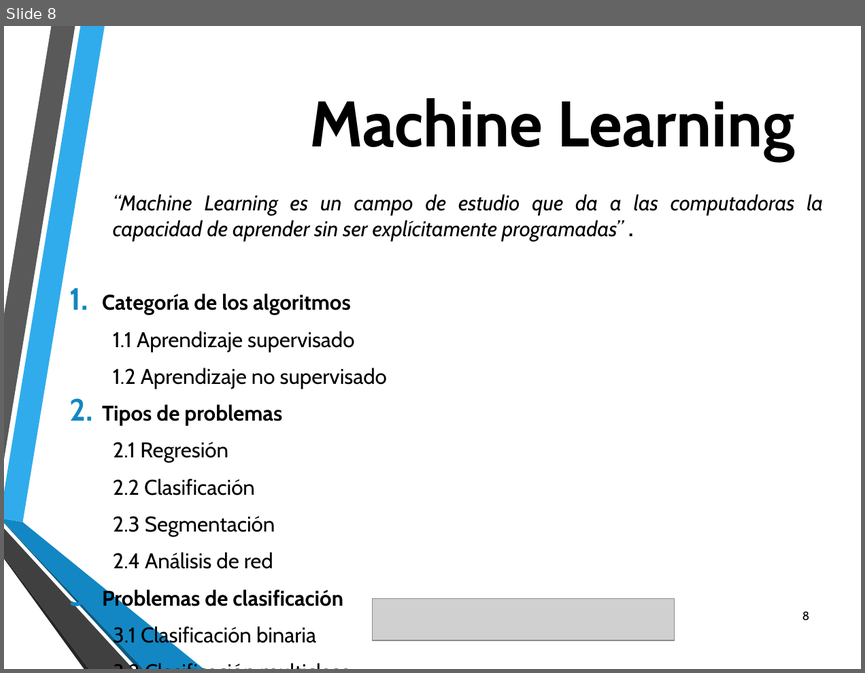
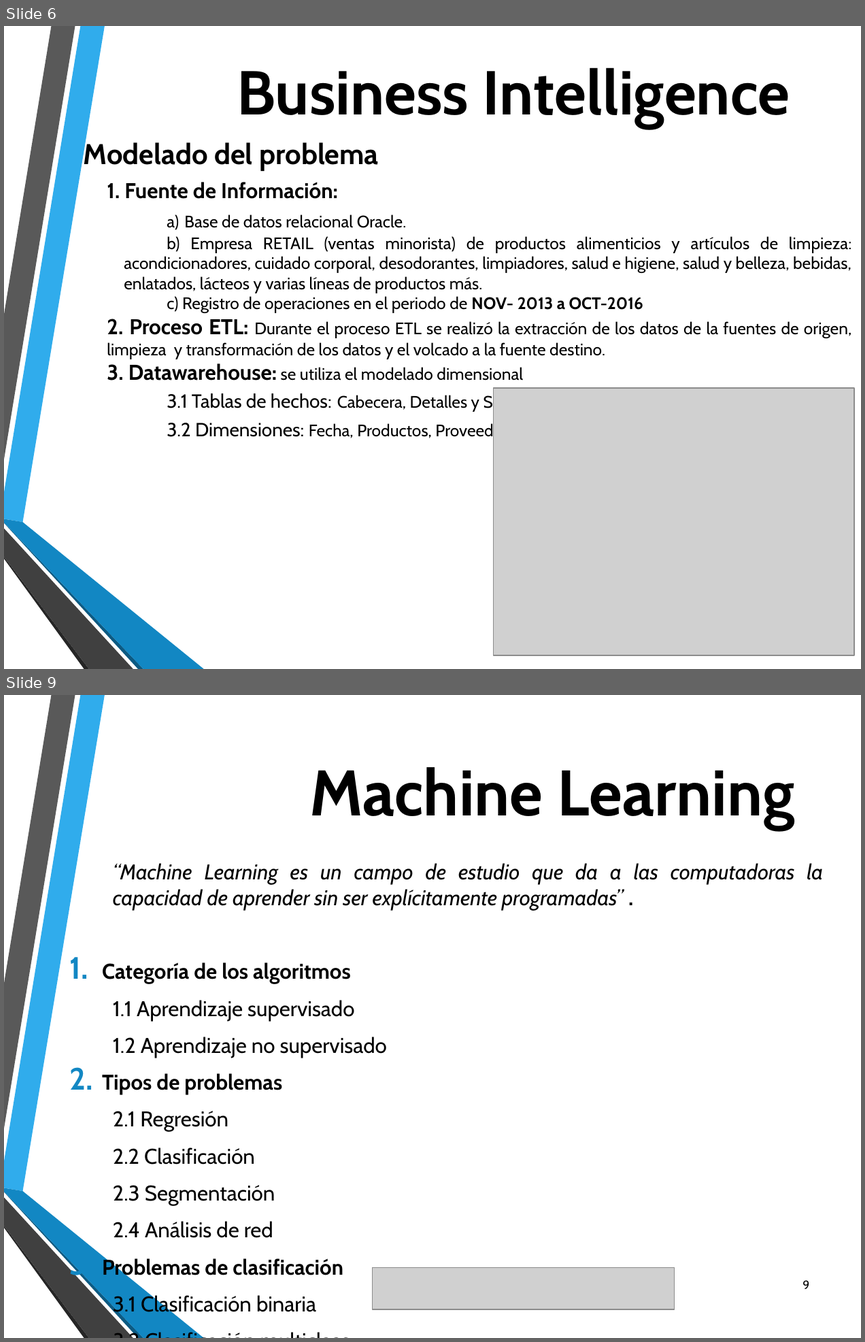
Before and after one commit to raulbenitezmartinez/tesisclei, a slide deck: Presentacion CLEI-JAIIO 2017.pptx. Shown one above the other, each under a label of ours: slide 8 before the commit, slides 6 and 9 after it; the slides between them are not shown. The pictures are 865x673 and 865x1342 pixels, drawn with LibreOffice and Linux fonts; fonts in the diff are those of the drawing; grey boxes stand for pictures; background and template pictures are left out. Boxes give left, top, right and bottom in pixels: in the first picture for what was removed or moved away, otherwise in the second. Text is boxed around its words. In the diff, an @@ line names an element or a change of style, - is before the commit and + after.

```diff
--- a/Presentacion CLEI-JAIIO 2017.pptx
+++ b/Presentacion CLEI-JAIIO 2017.pptx
@@ slide 6 added at (x1=4, y1=26, x2=861, y2=669), background picture (left out); not listed: 6 template elements that a slide beside it also shows @@
@@ text added at (x1=237, y1=67, x2=790, y2=129), 52 pt, text #000000, bold @@
+Business Intelligence
@@ text added at (x1=84, y1=140, x2=851, y2=440), 14 pt, text #000000 @@
+Modelado del problema
+  1. Fuente de Información:
+  a) Base de datos relacional Oracle.
+  b) Empresa RETAIL (ventas minorista) de productos alimenticios y artículos de limpieza: acondicionadores, cuidado corporal, desodorantes, limpiadores, salud e higiene, salud y belleza, bebidas, enlatados, lácteos y varias líneas de productos más.
+  c) Registro de operaciones en el periodo de NOV- 2013 a OCT-2016
+  2. Proceso ETL: Durante el proceso ETL se realizó la extracción de los datos de la fuentes de origen, limpieza y transformación de los datos y el volcado a la fuente destino.
+  3. Datawarehouse: se utiliza el modelado dimensional
+  3.1 Tablas de hechos: Cabecera, Detalles y Stock.
+  3.2 Dimensiones: Fecha, Productos, Proveedores, Clientes, Cajas.
@@ picture added at (x1=493, y1=388, x2=854, y2=655) @@
@@ what was slide 8 is now slide 9 @@
@@ page number at (x1=802, y1=1280, x2=809, y2=1289): text changed @@
-8
+9
```
Also in this commit, not shown: 1 slide changed, 2 other slides added, 2 slides removed.
